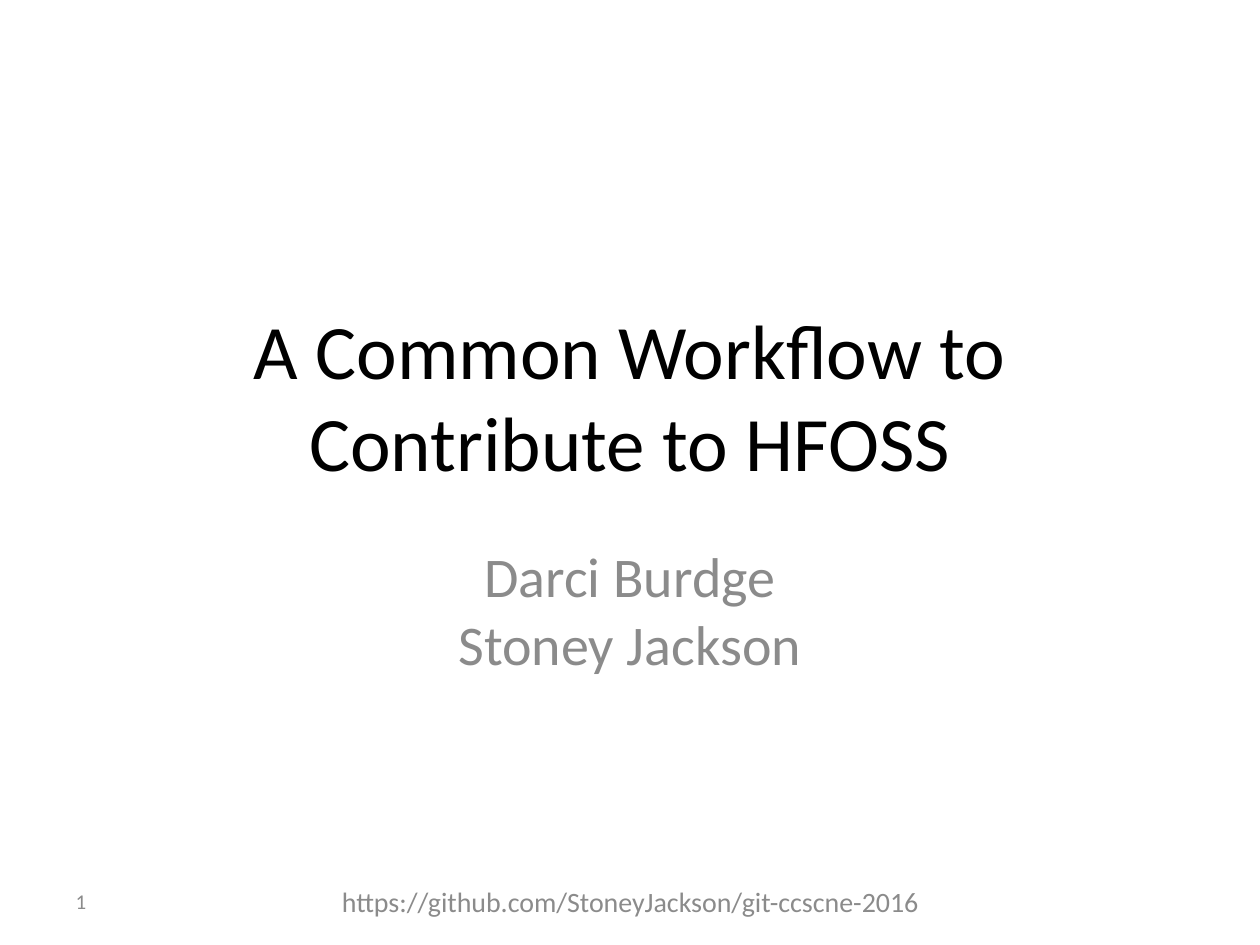
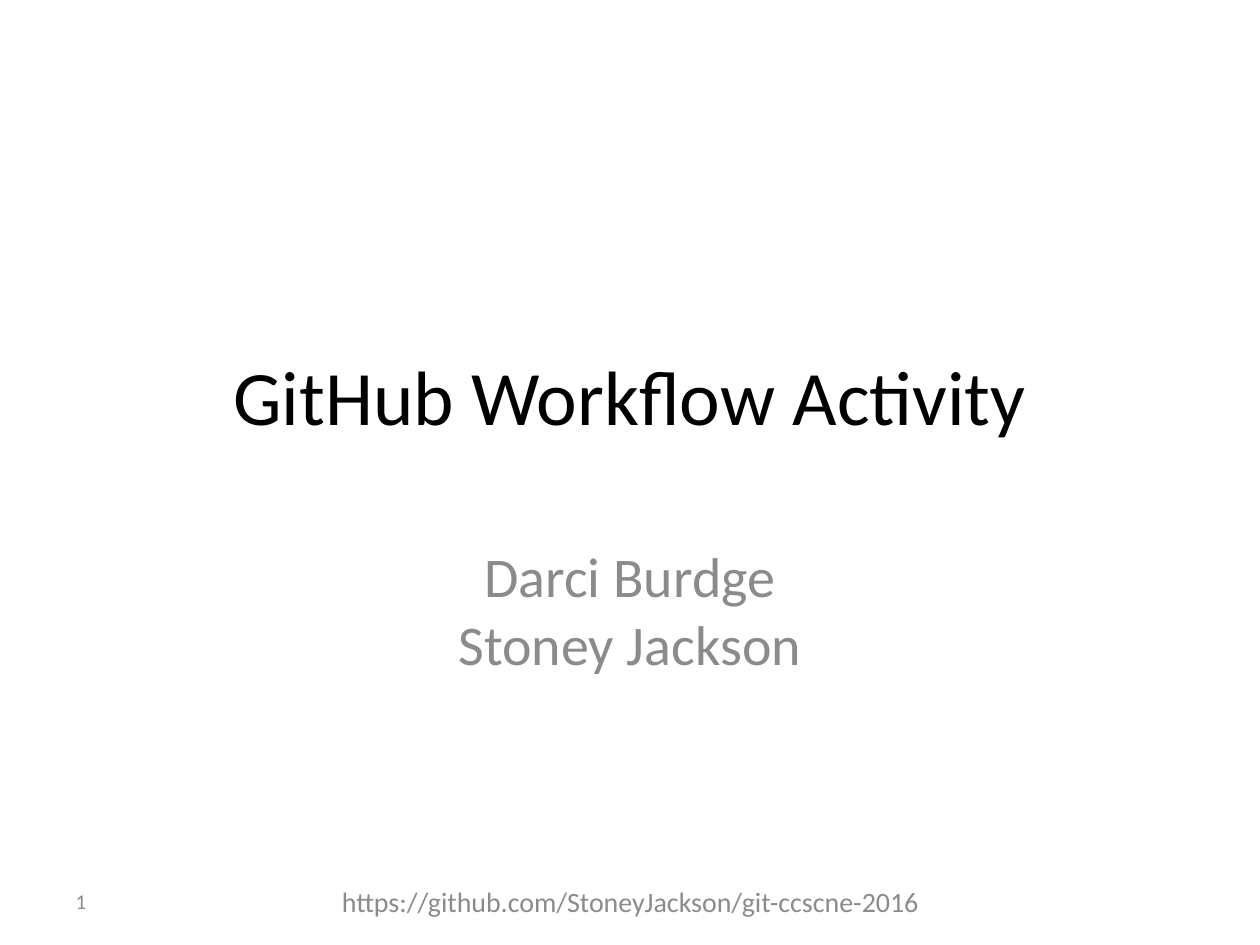
Before and after one commit to foss2serve/github-workflow-activity, a slide deck: slide 1 of workflow-presentation.pptx. Drawn at 1260x945 pixels with LibreOffice and Linux fonts; fonts in the diff are those of the drawing; background and template pictures are left out. Boxes give left, top, right and bottom in pixels: in the first picture for what was removed or moved away, otherwise in the second. Text is boxed around its words. In the diff, an @@ line names an element or a change of style, - is before the commit and + after.

Commit message:
Adjusted presentation
- Move credits to the end
- Add Muhlenberg logo to credits
- Add slide for forming team
- Add slide for handout explenation
- Change title to GitHub Workflow Activity

```diff
--- a/workflow-presentation.pptx
+++ b/workflow-presentation.pptx
@@ title at (233, 371, 1026, 438): text changed @@
-A Common Workflow to Contribute to HFOSS
+GitHub Workflow Activity
```
Also in this commit, not shown: 1 other slide changed, 2 slides added.
